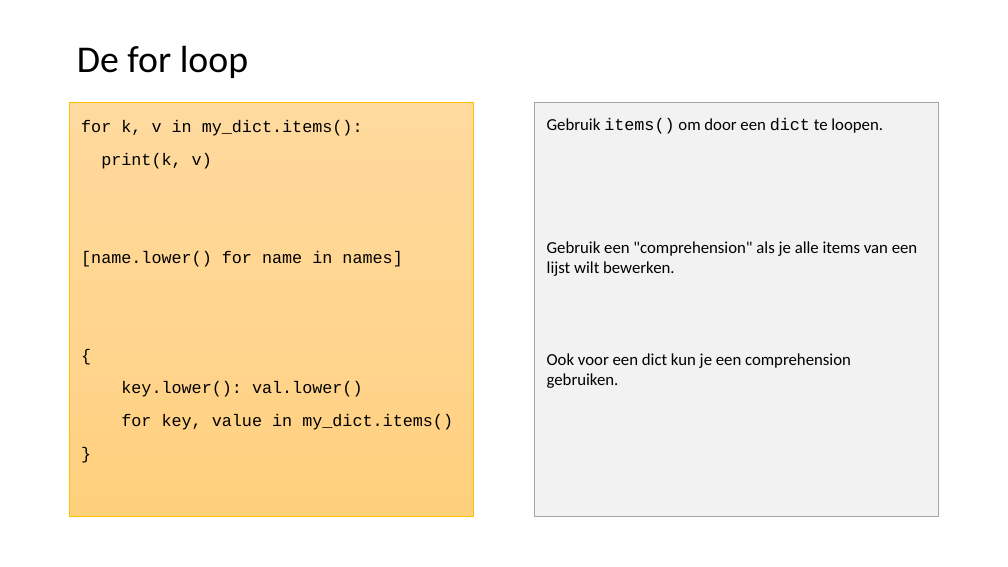
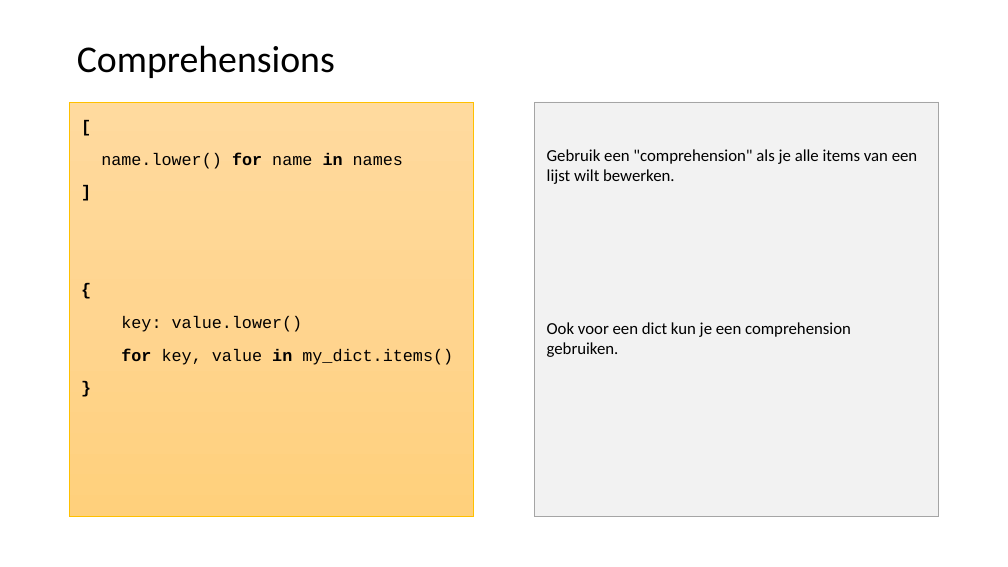
Before and after one commit to LFKoning/knowledge-sharing, a slide deck: slide 34 of python_trainees/1_basics_classes/python_traineeship_1.pptx. Drawn at 1008x567 pixels with LibreOffice and Linux fonts; fonts in the diff are those of the drawing. Boxes give left, top, right and bottom in pixels: in the first picture for what was removed or moved away, otherwise in the second. Text is boxed around its words. In the diff, an @@ line names an element or a change of style, - is before the commit and + after.

```diff
--- a/python_trainees/1_basics_classes/python_traineeship_1.pptx
+++ b/python_trainees/1_basics_classes/python_traineeship_1.pptx
@@ title at (77, 45, 335, 78): text changed @@
-De for loop
+Comprehensions
@@ text in rectangle at (547, 118, 883, 134): paragraph removed @@
-Gebruik items() om door een dict te loopen.
@@ text at (101, 152, 403, 169): text changed @@
-for k, v in my_dict.items():
-print(k, v)
-[name.lower() for name in names]
+[
+name.lower() for name in names
+]
@@ text at (121, 316, 303, 332): text changed @@
-key.lower(): val.lower()
+key: value.lower()
@@ text at (121, 348, 453, 365): bold on in "{", "for in", "}" @@
```
Also in this commit, not shown: 14 other slides changed, 3 other files.
